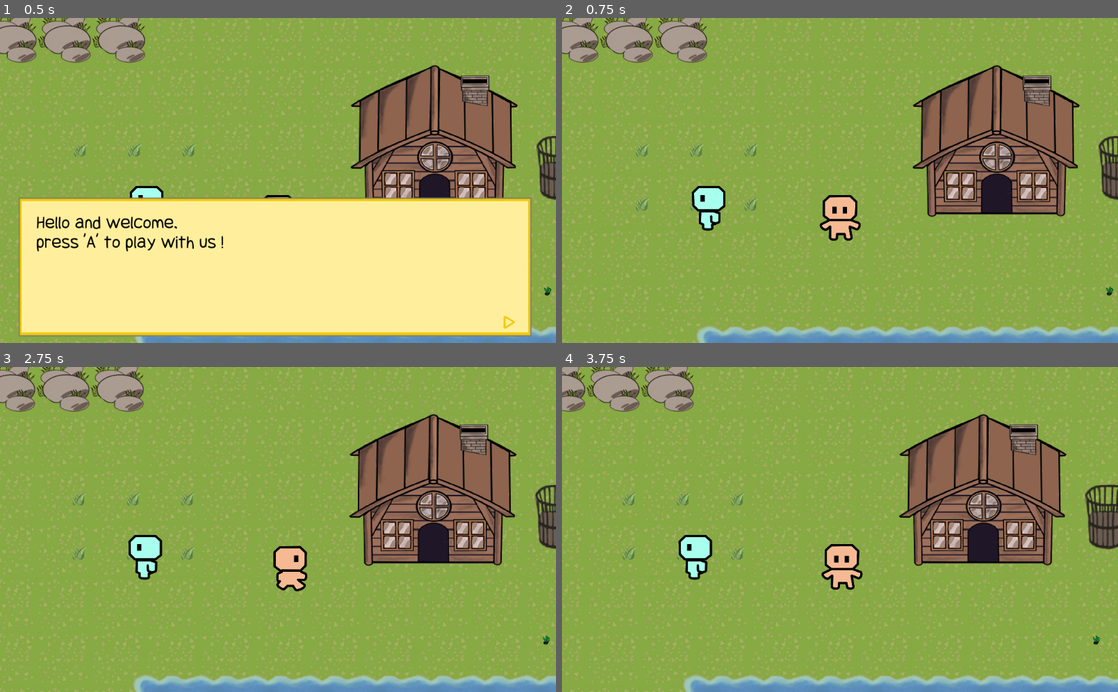
Above: before the commit, frames 1-4 (two rows, left to right).
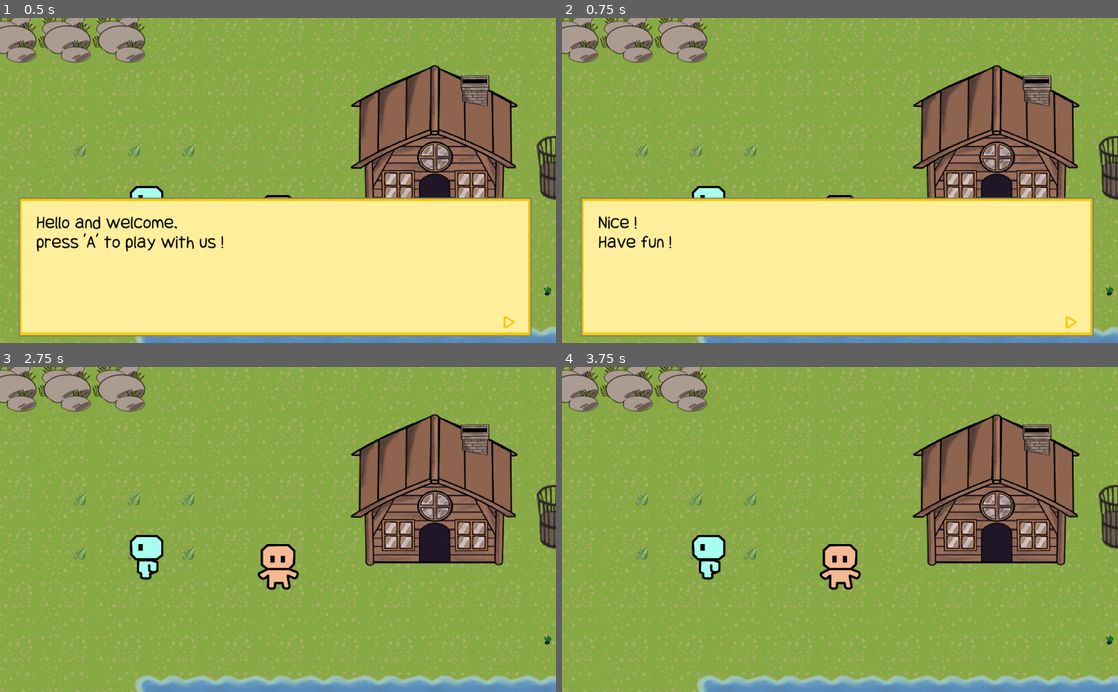
Above: after the commit, the same moments.

Repository: pisgah-fogel/SmallWorld2D
Game: Godot game, scene res://SceneTest.tscn
The game is run twice, just before and just after one commit, with the same random seed, the same clock (stepped at 60 frames per second) and the same inputs.
Inputs (mouse positions are in pixels of both pictures, inside the frame that each line leads up to):
- Up to frame 1 (0.5 s): no input
- Up to frame 2 (0.75 s): tap A at 0.5 s; move the mouse to (962, 164) at 0.52 s; hold Right (ui_right) from 0.53 s (still down); hold Space (ui_action) from 0.53 s (still down); click (962, 164) at 0.67 s
- Up to frame 3 (2.75 s): tap Enter (ui_accept) at 0.77, 1.25, 2 s; release Right (ui_right) at 1.25 s; release Space (ui_action) at 1.25 s; drag from (166, 545) to (544, 643) at 1.27 s; move the mouse to (333, 458) at 2.02 s; hold Right (ui_right) from 2.03 s (still down); hold Space (ui_action) from 2.03 s (still down)
- Up to frame 4 (3.75 s): release Right (ui_right) at 2.75 s; release Space (ui_action) at 2.75 s; drag from (812, 594) to (995, 565) at 2.77 s; move the mouse to (1006, 578) at 3.52 s; hold Left (ui_left) from 3.53 s (still down); hold Space (ui_action) from 3.53 s (still down)

Frame 1 is identical in both runs. In frame 2, 39% of the frame differs, in the area x 3-96%, y 55-99%; in frame 3, 7.3%; in frame 4, 17%.

Commit message:
WIP Dialogs + move project to SmallWorld3D

Diff:
--- /dev/null
+++ b/Choice.gd
@@ -0,0 +1,18 @@
+extends Sprite
+
+var mActive = preload("res://gfx_src/choice_active.png")
+var mInactive = preload("res://gfx_src/choice_inactive.png")
+onready var mLabel = $Label
+
+export var text:String = "" setget setText
+
+func setText(newText):
+	text = newText
+	if mLabel:
+		mLabel.text = text
+
+func setActive(value):
+	if value:
+		set_texture(mActive)
+	else:
+		set_texture(mInactive)
--- /dev/null
+++ b/Choice.tscn
@@ -0,0 +1,24 @@
+[gd_scene load_steps=4 format=2]
+
+[ext_resource path="res://gfx_src/choice_inactive.png" type="Texture" id=1]
+[ext_resource path="res://Choice.gd" type="Script" id=2]
+[ext_resource path="res://Inventory_font.tres" type="DynamicFont" id=3]
+
+[node name="Choice" type="Sprite"]
+position = Vector2( 901.268, 386.812 )
+texture = ExtResource( 1 )
+script = ExtResource( 2 )
+
+[node name="Label" type="Label" parent="."]
+margin_left = -47.0414
+margin_top = -20.1753
+margin_right = 19.9586
+margin_bottom = 52.8247
+custom_fonts/font = ExtResource( 3 )
+custom_colors/font_color = Color( 0, 0, 0, 1 )
+custom_colors/font_color_shadow = Color( 0, 0, 0, 1 )
+text = "Test
+"
+__meta__ = {
+"_edit_use_anchors_": false
+}
--- a/Dialogs.gd
+++ b/Dialogs.gd
@@ -7,6 +7,16 @@
 var current = null
 var current_index = 0
 
+var allChoices = []
+var selection = 0
+
+export(int) var choice_x = 870
+export(int) var choice_y = 200
+export(int) var choice_h = 110
+
+const Choice = preload("res://Choice.tscn")
+
+var mScriptState: int = 0
 var mScript = [
 	{
 		"startup": true,
@@ -15,7 +25,24 @@
 				"text":"Hello and welcome,\npress 'A' to play with us !"
 			},
 			{
-				"text":"Good job !\nHave Fun now !"
+				"state":0,
+				"text":"Good job !\nBy the way, How are you ?",
+				"question":true,
+				"clearstate": true,
+				"options":[
+					{"text":"Good", "newstate":1},
+					{"text":"Bof...", "newstate":2}
+					]
+			},
+			{
+				"clearstate": true,
+				"state":2,
+				"text":"So bad...\nBut don't worry, here you can have fun !"
+			},
+			{
+				"clearstate": true,
+				"state":1,
+				"text":"Nice !\nHave fun !"
 			}
 		]
 	}
@@ -26,19 +53,44 @@
 	offset.x = mControl.get_viewport_rect().size.x/2-500
 
 func stop_reading():
+	clear_choices()
 	is_reading = false
 	current = null
 	current_index = 0
 	mControl.visible = false
 
 func update_text():
+	selection = -1
 	if current and is_reading:
 		mText.text = current[current_index]["text"]
+		if "clearstate" in current[current_index]:
+			mScriptState = 0
+		if "options" in current[current_index]:
+			var i = 0
+			for option in current[current_index]["options"]:
+				var mChoise = Choice.instance()
+				mChoise.global_position = Vector2(choice_x, choice_y+i*choice_h)
+				i += 1
+				add_child(mChoise)
+				mChoise.setText(option["text"])
+				mChoise.setActive(false)
+				allChoices.append(mChoise)
+			if allChoices.size() > 0:
+				selection = 0
+				allChoices[0].setActive(true)
 
+func clear_choices():
+	for choice in allChoices:
+		choice.queue_free()
+	allChoices.clear()
+	selection = -1
 
 func next_text():
+	clear_choices()
 	if current and is_reading:
 		current_index += 1
+		while current_index < current.size() and ("state" in current[current_index] and  current[current_index]["state"] != mScriptState):
+			current_index += 1
 		if current_index < current.size():
 			update_text()
 		else:
@@ -49,7 +101,6 @@
 	update_placing()
 	for item in mScript:
 		if item["startup"]:
-			print("Found a startup message")
 			is_reading = true
 			current = item["msg"]
 			current_index = 0
@@ -58,9 +109,35 @@
 func _size_changed():
 	update_placing()
 
+func update_selection():
+	for choice in allChoices:
+		choice.setActive(false)
+	if allChoices.size() > selection:
+		allChoices[selection].setActive(true)
+
+func _userChoosed(choice):
+	if "newstate" in choice:
+		mScriptState = choice["newstate"]
+	else:
+		mScriptState = 0
+
 func _input(event):
 	if not is_reading:
 		return
 	elif event.is_action_pressed("ui_action"):
+		if allChoices.size() > 0 and selection >= 0:
+			_userChoosed(current[current_index]["options"][selection])
 		next_text()
+	elif event.is_action_pressed("ui_up"):
+		if selection <= 0:
+			selection = allChoices.size()-1
+		else:
+			selection -= 1
+		update_selection()
+	elif event.is_action_pressed("ui_down"):
+		if selection >= allChoices.size()-1:
+			selection = 0
+		else:
+			selection += 1
+		update_selection()
 	get_tree().set_input_as_handled()
Binary file added: gfx_src/choice_active.png
Binary file added: gfx_src/choice_inactive.png
Not shown, changed: README.md
Not shown, changed: gfx_src/SmallWorld_2d.blend
Not shown, added: gfx_src/choice_inactive.kra
Not shown, changed: gfx_src/turtle.blend
